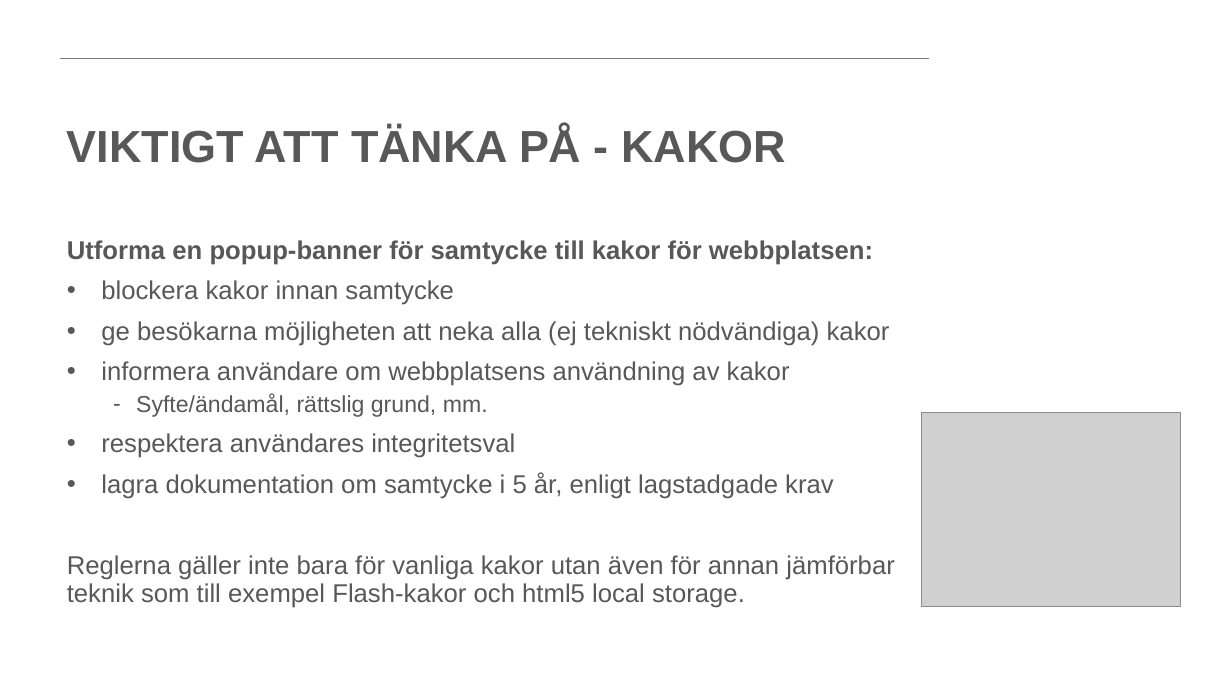
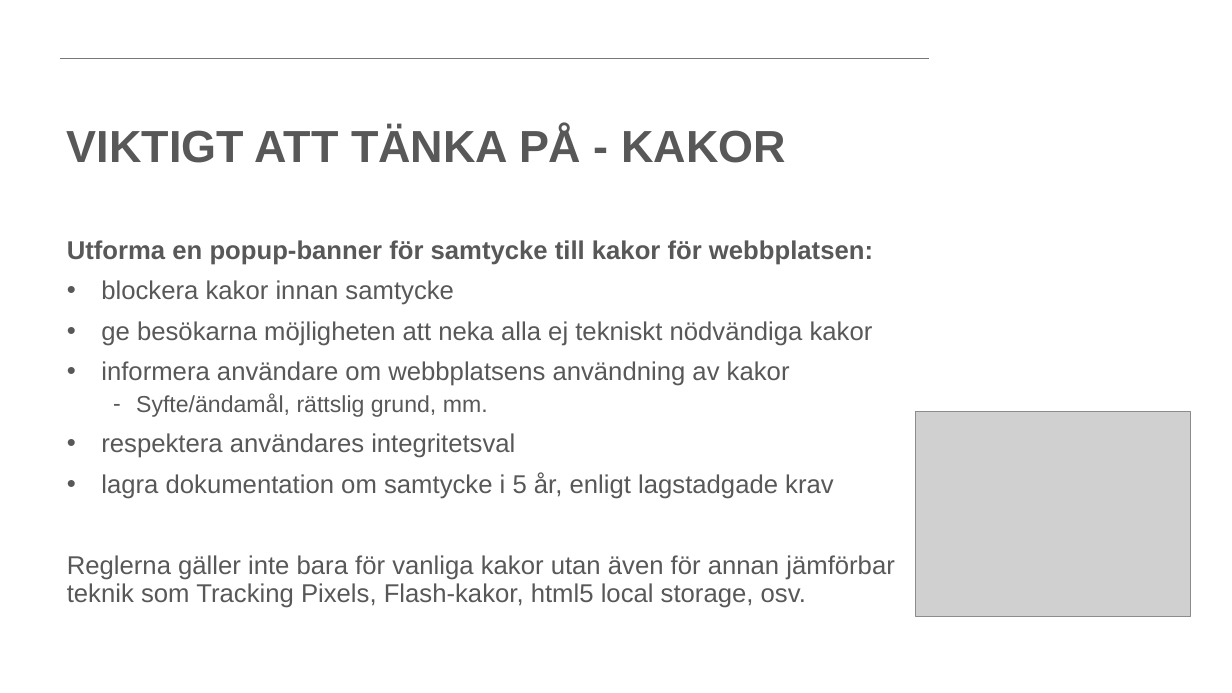
Before and after one commit to PeppeL-G/course-material, a slide deck: slide 18 of src/lectures/gdpr/gdpr.pptx. Drawn at 1232x693 pixels with LibreOffice and Linux fonts; fonts in the diff are those of the drawing; grey boxes stand for pictures; background and template pictures are left out. Boxes give left, top, right and bottom in pixels: in the first picture for what was removed or moved away, otherwise in the second. Text is boxed around its words. In the diff, an @@ line names an element or a change of style, - is before the commit and + after.

```diff
--- a/src/lectures/gdpr/gdpr.pptx
+++ b/src/lectures/gdpr/gdpr.pptx
@@ text at <box>101,321,873,346</box>: text changed @@
-• ge besökarna möjligheten att neka alla (ej tekniskt nödvändiga) kakor
+• ge besökarna möjligheten att neka alla ej tekniskt nödvändiga kakor
@@ picture: place and size @@
-picture at <box>921,412,1181,606</box>
+picture at <box>916,411,1190,617</box>
@@ text at <box>67,555,895,608</box>: text changed @@
-Reglerna gäller inte bara för vanliga kakor utan även för annan jämförbar teknik som till exempel Flash-kakor och html5 local storage.
+Reglerna gäller inte bara för vanliga kakor utan även för annan jämförbar teknik som Tracking Pixels, Flash-kakor, html5 local storage, osv.
```
Also in this commit, not shown: 8 other slides changed, 1 slide added, 1 slide removed, 2 other files.
